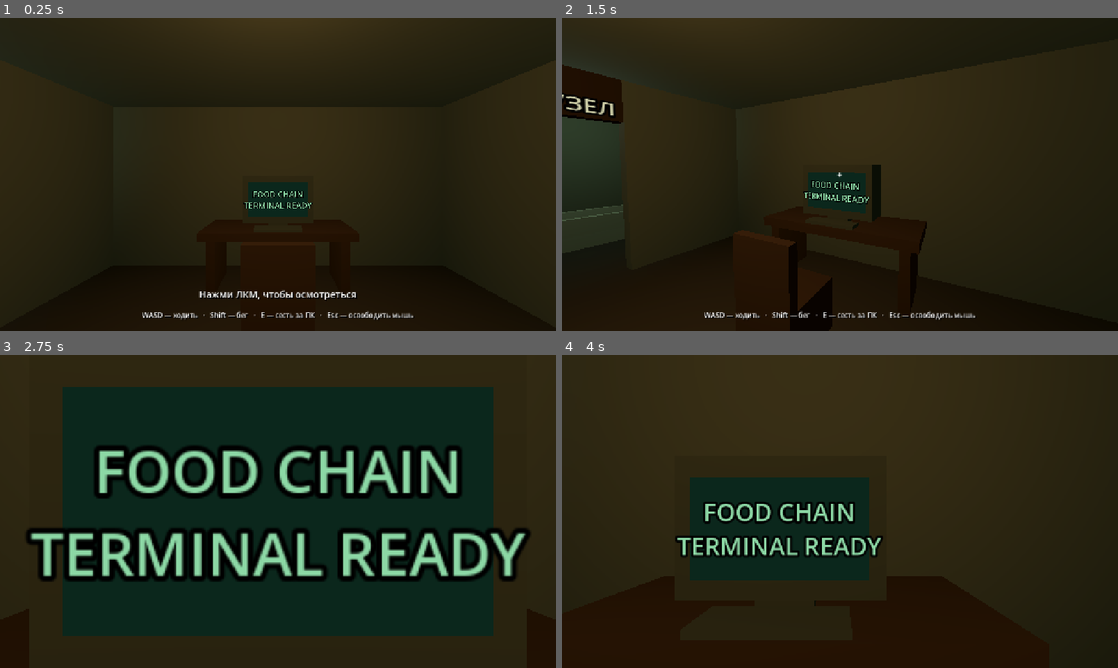
Above: before the commit, frames 1-4 (two rows, left to right).
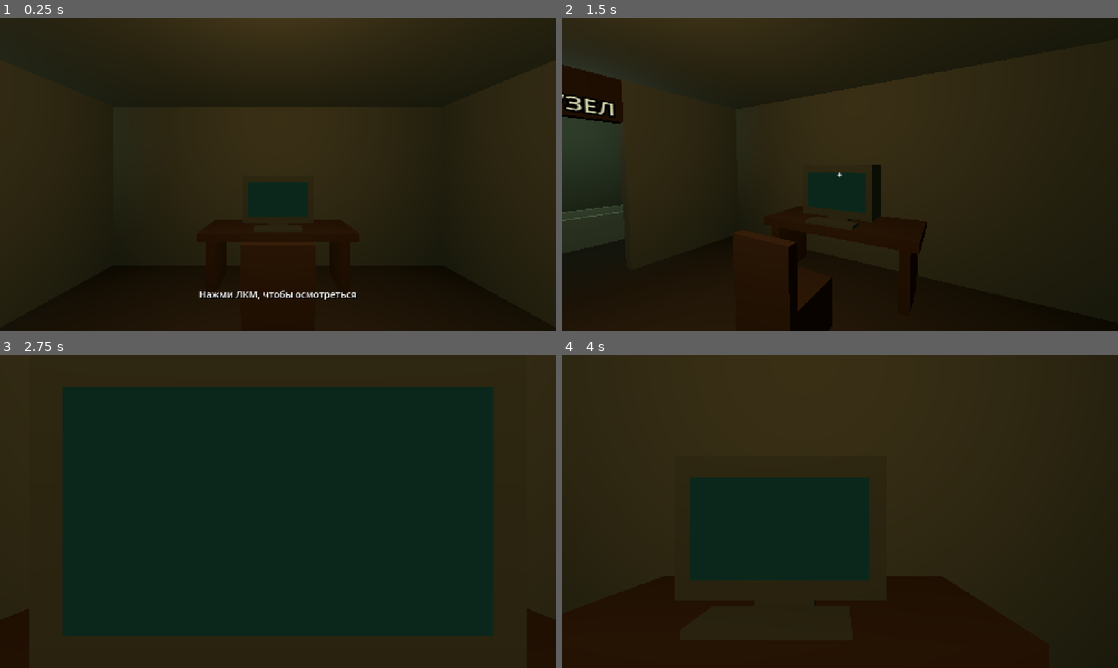
Above: after the commit, the same moments.

Repository: likhorada/SibGameJam_Autumn
Game: Godot game, scene res://scenes/main.tscn
Two runs of this game, one before a commit and one after it. Both use one fixed random seed, a clock stepped at 60 frames per second and the inputs below.
Inputs (mouse positions are in pixels of both pictures, inside the frame that each line leads up to):
- Up to frame 1 (0.25 s): no input
- Up to frame 2 (1.5 s): tap Enter at 0.5 s; move the mouse to (962, 158) at 0.52 s; hold D (move_right) 0.53-1.28 s; hold E (interact) 0.53-1.28 s; click (962, 158) at 0.67 s; move the mouse to (812, 174) at 1.27 s; hold W (move_forward) from 1.28 s (still down); tap Shift (sprint) at 1.35 s; click (812, 174) at 1.42 s
- Up to frame 3 (2.75 s): keep holding W (move_forward); move the mouse to (289, 505) at 2.02 s; hold E (interact) from 2.03 s (still down); click (289, 505) at 2.17 s
- Up to frame 4 (4 s): move the mouse to (834, 517) at 2.77 s; release E (interact) at 2.78 s; tap Shift (sprint) at 2.85 s; click (834, 517) at 2.92 s; release W (move_forward) at 3.5 s; click "Встать [Esc]" at 3.5 s

The runs differ from the first frame. In frame 1, 0.8% of the frame differs, in the area x 25-75%, y 55-97%; in frame 2, 0.9%; in frame 3, 19%, in the area x 4-96%, y 29-73%; in frame 4, 3.2%.

Commit message:
Save editor scene IDs and simplify prototype overlays

Diff:
--- a/project.godot
+++ b/project.godot
@@ -20,39 +20,46 @@
 window/size/viewport_height=720
 window/size/window_width_override=1280
 window/size/window_height_override=720
+window/stretch/mode="canvas_items"
 window/size/min_width=640
 window/size/min_height=360
-window/stretch/mode="canvas_items"
 
 [input]
 
 move_forward={
 "deadzone": 0.2,
-"events": [Object(InputEventKey,"physical_keycode":87)]
+"events": [Object(InputEventKey,"resource_local_to_scene":false,"resource_name":"","device":0,"window_id":0,"alt_pressed":false,"shift_pressed":false,"ctrl_pressed":false,"meta_pressed":false,"pressed":false,"keycode":0,"physical_keycode":87,"key_label":0,"unicode":0,"location":0,"echo":false,"script":null)
+]
 }
 move_backward={
 "deadzone": 0.2,
-"events": [Object(InputEventKey,"physical_keycode":83)]
+"events": [Object(InputEventKey,"resource_local_to_scene":false,"resource_name":"","device":0,"window_id":0,"alt_pressed":false,"shift_pressed":false,"ctrl_pressed":false,"meta_pressed":false,"pressed":false,"keycode":0,"physical_keycode":83,"key_label":0,"unicode":0,"location":0,"echo":false,"script":null)
+]
 }
 move_left={
 "deadzone": 0.2,
-"events": [Object(InputEventKey,"physical_keycode":65)]
+"events": [Object(InputEventKey,"resource_local_to_scene":false,"resource_name":"","device":0,"window_id":0,"alt_pressed":false,"shift_pressed":false,"ctrl_pressed":false,"meta_pressed":false,"pressed":false,"keycode":0,"physical_keycode":65,"key_label":0,"unicode":0,"location":0,"echo":false,"script":null)
+]
 }
 move_right={
 "deadzone": 0.2,
-"events": [Object(InputEventKey,"physical_keycode":68)]
+"events": [Object(InputEventKey,"resource_local_to_scene":false,"resource_name":"","device":0,"window_id":0,"alt_pressed":false,"shift_pressed":false,"ctrl_pressed":false,"meta_pressed":false,"pressed":false,"keycode":0,"physical_keycode":68,"key_label":0,"unicode":0,"location":0,"echo":false,"script":null)
+]
 }
 interact={
 "deadzone": 0.2,
-"events": [Object(InputEventKey,"physical_keycode":69)]
+"events": [Object(InputEventKey,"resource_local_to_scene":false,"resource_name":"","device":0,"window_id":0,"alt_pressed":false,"shift_pressed":false,"ctrl_pressed":false,"meta_pressed":false,"pressed":false,"keycode":0,"physical_keycode":69,"key_label":0,"unicode":0,"location":0,"echo":false,"script":null)
+]
 }
 back={
 "deadzone": 0.2,
-"events": [Object(InputEventKey,"physical_keycode":4194305)]
+"events": [Object(InputEventKey,"resource_local_to_scene":false,"resource_name":"","device":0,"window_id":0,"alt_pressed":false,"shift_pressed":false,"ctrl_pressed":false,"meta_pressed":false,"pressed":false,"keycode":0,"physical_keycode":4194305,"key_label":0,"unicode":0,"location":0,"echo":false,"script":null)
+]
 }
 sprint={
 "deadzone": 0.2,
-"events": [Object(InputEventKey,"physical_keycode":4194325)]
+"events": [Object(InputEventKey,"resource_local_to_scene":false,"resource_name":"","device":0,"window_id":0,"alt_pressed":false,"shift_pressed":false,"ctrl_pressed":false,"meta_pressed":false,"pressed":false,"keycode":0,"physical_keycode":4194325,"key_label":0,"unicode":0,"location":0,"echo":false,"script":null)
+]
 }
 
 [physics]
--- a/scenes/terminal/terminal.tscn
+++ b/scenes/terminal/terminal.tscn
@@ -1,34 +1,32 @@
-[gd_scene load_steps=15 format=3]
+[gd_scene format=3 uid="uid://bp1xoeo2obebg"]
+
+[sub_resource type="BoxShape3D" id="DeskShape"]
+size = Vector3(2.1, 0.84, 0.8)
 
 [sub_resource type="StandardMaterial3D" id="Wood"]
 albedo_color = Color(0.23, 0.15, 0.09, 1)
-roughness = 1.0
-
-[sub_resource type="StandardMaterial3D" id="Plastic"]
-albedo_color = Color(0.25, 0.27, 0.22, 1)
-roughness = 1.0
-
-[sub_resource type="StandardMaterial3D" id="ScreenMaterial"]
-shading_mode = 0
-albedo_color = Color(0.06, 0.16, 0.12, 1)
 
 [sub_resource type="BoxMesh" id="DeskMesh"]
 material = SubResource("Wood")
 size = Vector3(2.1, 0.12, 0.8)
 
-[sub_resource type="BoxShape3D" id="DeskShape"]
-size = Vector3(2.1, 0.84, 0.8)
-
 [sub_resource type="BoxMesh" id="LegMesh"]
 material = SubResource("Wood")
 size = Vector3(0.12, 0.72, 0.65)
 
+[sub_resource type="StandardMaterial3D" id="Plastic"]
+albedo_color = Color(0.25, 0.27, 0.22, 1)
+
 [sub_resource type="BoxMesh" id="MonitorMesh"]
 material = SubResource("Plastic")
-size = Vector3(1.0, 0.68, 0.38)
+size = Vector3(1, 0.68, 0.38)
 
 [sub_resource type="BoxShape3D" id="MonitorShape"]
-size = Vector3(1.0, 0.68, 0.38)
+size = Vector3(1, 0.68, 0.38)
+
+[sub_resource type="StandardMaterial3D" id="ScreenMaterial"]
+shading_mode = 0
+albedo_color = Color(0.06, 0.16, 0.12, 1)
 
 [sub_resource type="BoxMesh" id="ScreenMesh"]
 material = SubResource("ScreenMaterial")
@@ -53,75 +51,72 @@
 material = SubResource("Wood")
 size = Vector3(0.6, 0.55, 0.09)
 
-[node name="Terminal" type="Node3D"]
+[node name="Terminal" type="Node3D" unique_id=1546214837]
 
-[node name="Desk" type="StaticBody3D" parent="."]
+[node name="Desk" type="StaticBody3D" parent="." unique_id=371152550]
 metadata/interaction = &"computer"
 
-[node name="Collision" type="CollisionShape3D" parent="Desk"]
-position = Vector3(0, 0.42, 0)
+[node name="Collision" type="CollisionShape3D" parent="Desk" unique_id=1695522219]
+transform = Transform3D(1, 0, 0, 0, 1, 0, 0, 0, 1, 0, 0.42, 0)
 shape = SubResource("DeskShape")
 
-[node name="Top" type="MeshInstance3D" parent="Desk"]
-position = Vector3(0, 0.78, 0)
+[node name="Top" type="MeshInstance3D" parent="Desk" unique_id=929576115]
+transform = Transform3D(1, 0, 0, 0, 1, 0, 0, 0, 1, 0, 0.78, 0)
 mesh = SubResource("DeskMesh")
 
-[node name="LeftLeg" type="MeshInstance3D" parent="Desk"]
-position = Vector3(-0.9, 0.36, 0)
+[node name="LeftLeg" type="MeshInstance3D" parent="Desk" unique_id=973147871]
+transform = Transform3D(1, 0, 0, 0, 1, 0, 0, 0, 1, -0.9, 0.36, 0)
 mesh = SubResource("LegMesh")
 
-[node name="RightLeg" type="MeshInstance3D" parent="Desk"]
-position = Vector3(0.9, 0.36, 0)
+[node name="RightLeg" type="MeshInstance3D" parent="Desk" unique_id=1905052295]
+transform = Transform3D(1, 0, 0, 0, 1, 0, 0, 0, 1, 0.9, 0.36, 0)
 mesh = SubResource("LegMesh")
 
-[node name="Monitor" type="StaticBody3D" parent="."]
-position = Vector3(0, 1.25, 0)
+[node name="Monitor" type="StaticBody3D" parent="." unique_id=752757112]
+transform = Transform3D(1, 0, 0, 0, 1, 0, 0, 0, 1, 0, 1.25, 0)
 metadata/interaction = &"computer"
 
-[node name="Mesh" type="MeshInstance3D" parent="Monitor"]
+[node name="Mesh" type="MeshInstance3D" parent="Monitor" unique_id=520321584]
 mesh = SubResource("MonitorMesh")
 
-[node name="Collision" type="CollisionShape3D" parent="Monitor"]
+[node name="Collision" type="CollisionShape3D" parent="Monitor" unique_id=1521567637]
 shape = SubResource("MonitorShape")
 
-[node name="Screen" type="MeshInstance3D" parent="Monitor"]
-position = Vector3(0, 0, 0.199)
+[node name="Screen" type="MeshInstance3D" parent="Monitor" unique_id=1659555064]
+transform = Transform3D(1, 0, 0, 0, 1, 0, 0, 0, 1, 0, 0, 0.199)
 mesh = SubResource("ScreenMesh")
 
-[node name="ScreenText" type="Label3D" parent="Monitor"]
-position = Vector3(0, 0, 0.211)
-text = "FOOD CHAIN\nTERMINAL READY"
-font_size = 32
+[node name="ScreenText" type="Label3D" parent="Monitor" unique_id=1100356091]
+transform = Transform3D(1, 0, 0, 0, 1, 0, 0, 0, 1, 0, 0, 0.211)
 pixel_size = 0.0035
 modulate = Color(0.55, 0.85, 0.65, 1)
-no_depth_test = false
 
-[node name="Stand" type="MeshInstance3D" parent="."]
-position = Vector3(0, 0.9, 0)
+[node name="Stand" type="MeshInstance3D" parent="." unique_id=2076111737]
+transform = Transform3D(1, 0, 0, 0, 1, 0, 0, 0, 1, 0, 0.9, 0)
 mesh = SubResource("StandMesh")
 
-[node name="Keyboard" type="MeshInstance3D" parent="."]
-position = Vector3(0, 0.86, 0.28)
+[node name="Keyboard" type="MeshInstance3D" parent="." unique_id=827537520]
+transform = Transform3D(1, 0, 0, 0, 1, 0, 0, 0, 1, 0, 0.86, 0.28)
 mesh = SubResource("KeyboardMesh")
 
-[node name="Chair" type="StaticBody3D" parent="."]
-position = Vector3(0, 0.25, 1.1)
+[node name="Chair" type="StaticBody3D" parent="." unique_id=142859498]
+transform = Transform3D(1, 0, 0, 0, 1, 0, 0, 0, 1, 0, 0.25, 1.1)
 
-[node name="Mesh" type="MeshInstance3D" parent="Chair"]
+[node name="Mesh" type="MeshInstance3D" parent="Chair" unique_id=147677528]
 mesh = SubResource("ChairMesh")
 
-[node name="Collision" type="CollisionShape3D" parent="Chair"]
+[node name="Collision" type="CollisionShape3D" parent="Chair" unique_id=403686816]
 shape = SubResource("ChairShape")
 
-[node name="Back" type="MeshInstance3D" parent="Chair"]
-position = Vector3(0, 0.5, 0.26)
+[node name="Back" type="MeshInstance3D" parent="Chair" unique_id=1523536568]
+transform = Transform3D(1, 0, 0, 0, 1, 0, 0, 0, 1, 0, 0.5, 0.26)
 mesh = SubResource("ChairBackMesh")
 
-[node name="SeatView" type="Marker3D" parent="."]
-position = Vector3(0, 1.25, 1.1)
+[node name="SeatView" type="Marker3D" parent="." unique_id=1574100457]
+transform = Transform3D(1, 0, 0, 0, 1, 0, 0, 0, 1, 0, 1.25, 1.1)
 
-[node name="MonitorView" type="Marker3D" parent="."]
-position = Vector3(0, 1.25, 0.6)
+[node name="MonitorView" type="Marker3D" parent="." unique_id=2081799468]
+transform = Transform3D(1, 0, 0, 0, 1, 0, 0, 0, 1, 0, 1.25, 0.6)
 
-[node name="ExitPoint" type="Marker3D" parent="."]
-position = Vector3(1.3, 0.02, 1.35)
+[node name="ExitPoint" type="Marker3D" parent="." unique_id=2072069065]
+transform = Transform3D(1, 0, 0, 0, 1, 0, 0, 0, 1, 1.3, 0.02, 1.35)
--- a/scenes/ui/hud.tscn
+++ b/scenes/ui/hud.tscn
@@ -1,6 +1,6 @@
-[gd_scene format=3]
+[gd_scene format=3 uid="uid://c2vkdvmmj8wf0"]
 
-[node name="HUD" type="Control"]
+[node name="HUD" type="Control" unique_id=1137078049]
 layout_mode = 3
 anchors_preset = 15
 anchor_right = 1.0
@@ -9,7 +9,7 @@
 grow_vertical = 2
 mouse_filter = 2
 
-[node name="Crosshair" type="Label" parent="."]
+[node name="Crosshair" type="Label" parent="." unique_id=1346297205]
 layout_mode = 1
 anchors_preset = 8
 anchor_left = 0.5
@@ -26,9 +26,8 @@
 text = "+"
 horizontal_alignment = 1
 vertical_alignment = 1
-mouse_filter = 2
 
-[node name="Hint" type="Label" parent="."]
+[node name="Hint" type="Label" parent="." unique_id=253708447]
 layout_mode = 1
 anchors_preset = 12
 anchor_top = 1.0
@@ -46,9 +45,9 @@
 theme_override_font_sizes/font_size = 22
 horizontal_alignment = 1
 autowrap_mode = 3
-mouse_filter = 2
 
-[node name="Controls" type="Label" parent="."]
+[node name="Controls" type="Label" parent="." unique_id=634108610]
+visible = false
 layout_mode = 1
 anchors_preset = 12
 anchor_top = 1.0
@@ -67,4 +66,3 @@
 text = "WASD — ходить   ·   Shift — бег   ·   E — сесть за ПК   ·   Esc — освободить мышь"
 horizontal_alignment = 1
 autowrap_mode = 3
-mouse_filter = 2
